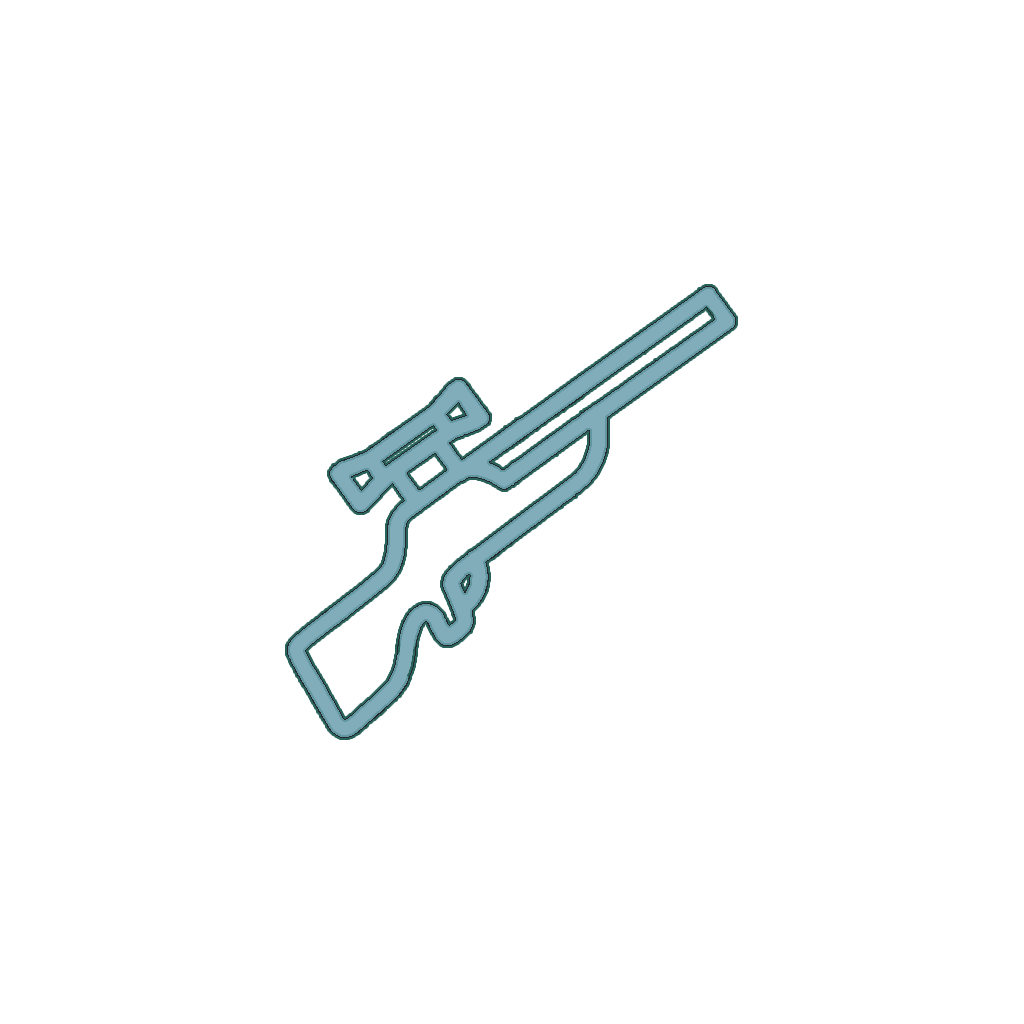
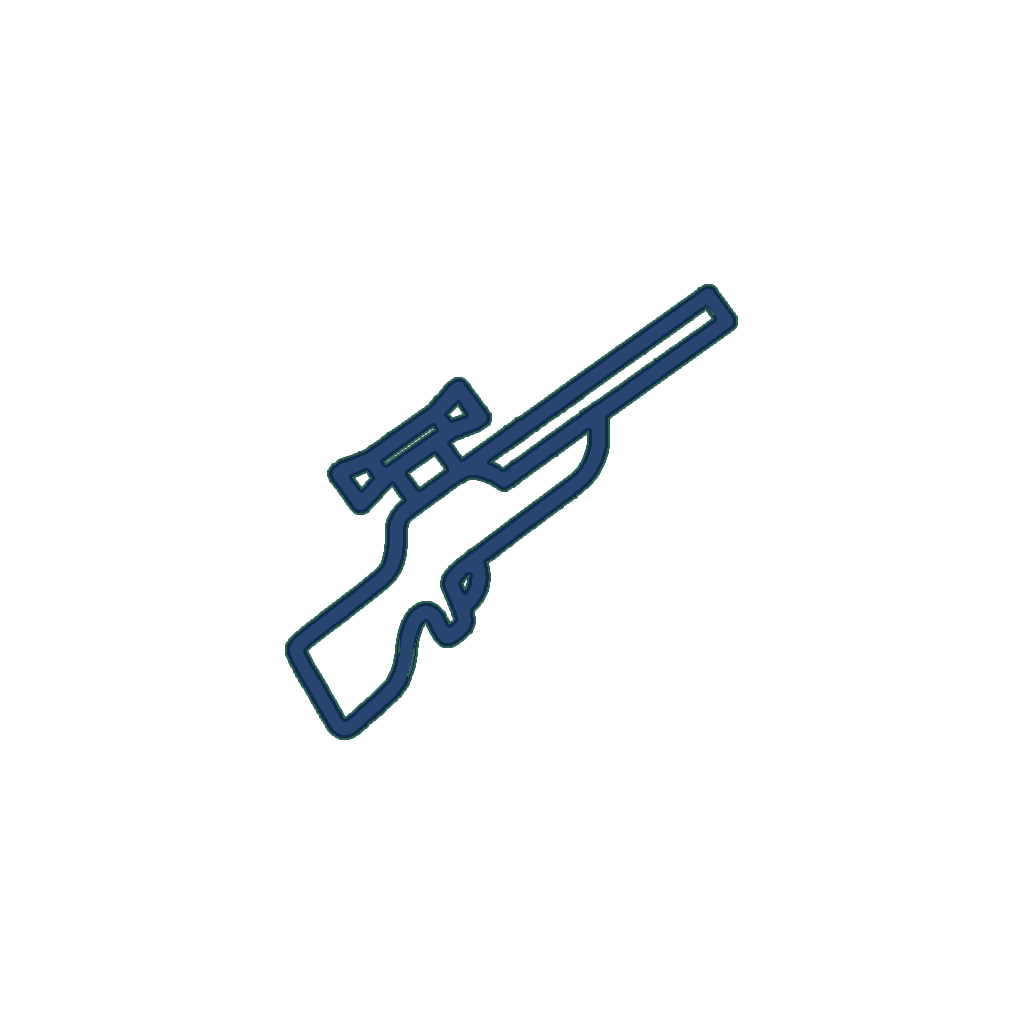
The second w=1024, h=1024 image is a revision of the first. Changes to its layers:
painted on "Layer 3" over [288, 287, 735, 737]
